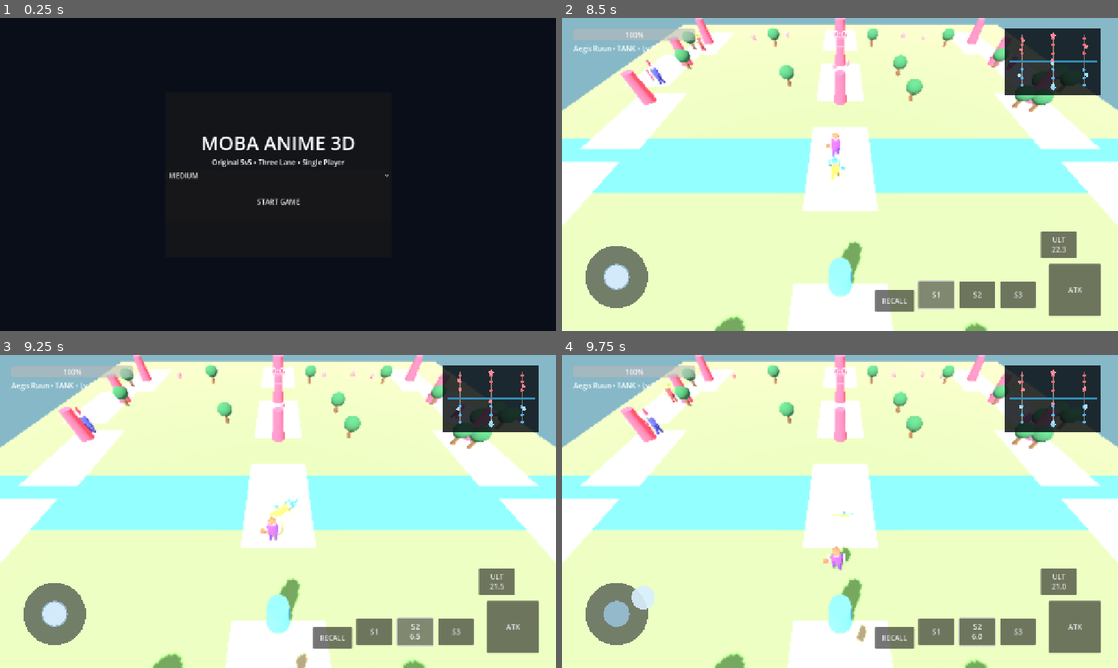
Above: before the commit, frames 1-4 (two rows, left to right).
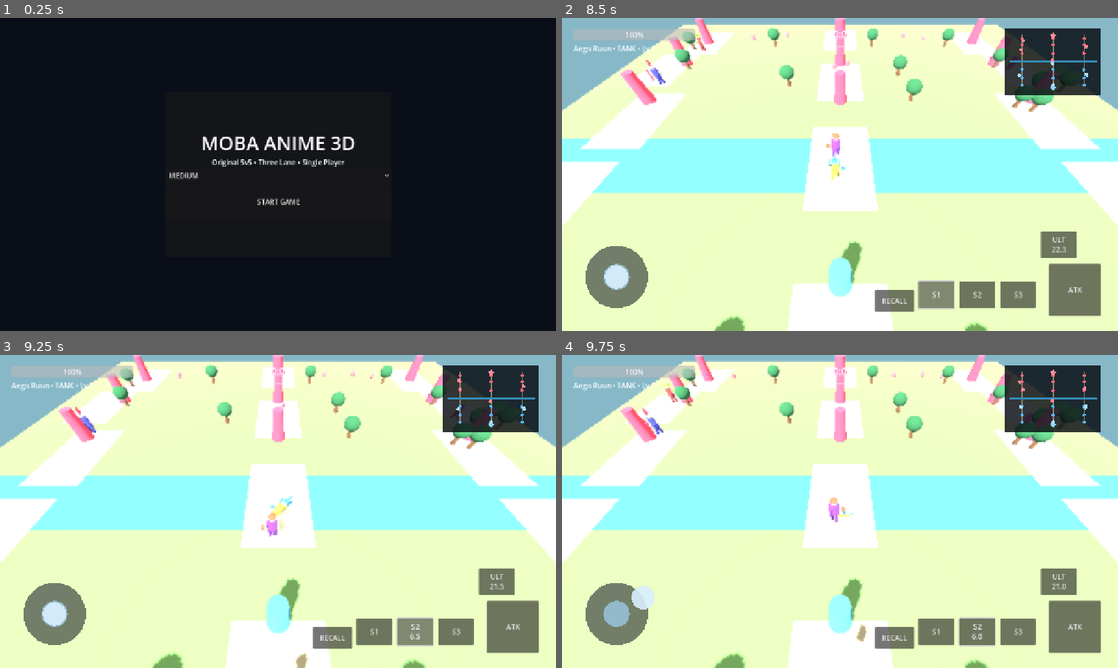
Above: after the commit, the same moments.

Repository: Ruzakj/moba-anime-3d
Game: Godot game, scene res://ui/menu/MainMenu.tscn
Two runs of this game, one before a commit and one after it. Both use one fixed random seed, a clock stepped at 60 frames per second and the inputs below.
Inputs (mouse positions are in pixels of both pictures, inside the frame that each line leads up to):
- Up to frame 1 (0.25 s): no input
- Up to frame 2 (8.5 s): click "START GAME" at 0.5 s; click "ENTER BATTLE" at 1.25 s; click "ATK" at 2 s; click "ULT" at 2.75 s; click "S1" at 3.5 s; click "S1 4.3" at 4.25 s; click "S1 3.5" at 5 s; click "S1 2.8" at 5.75 s; click "S1 2.0" at 6.5 s; click "S1 1.3" at 7.25 s; click "S1 0.5" at 8 s
- Up to frame 3 (9.25 s): click "S2" at 8.75 s
- Up to frame 4 (9.75 s): drag from (617, 614) to (895, 442) at 9.52 s

Frames 1-2 are identical in both runs. In frame 3, 0.3% of the frame differs, in the area x 46-88%, y 15-60%; in frame 4, 0.4%, in the area x 47-89%, y 14-69%.

Commit message:
feat: implement full hero skill mechanic palette

Diff:
--- a/heroes/ProceduralHero.gd
+++ b/heroes/ProceduralHero.gd
@@ -8,6 +8,7 @@
 var visual:Node3D
 var prop:MeshInstance3D
 var skeleton:Skeleton3D
+var marked_targets:Dictionary={}
 
 func setup(def:Dictionary,p_team:int,is_player:=false)->void:
 	definition=def
@@ -16,8 +17,7 @@
 	_build_humanoid(int(def.variant))
 
 func _physics_process(delta:float)->void:
-	for i in 4:
-		cooldowns[i]=max(0.0,cooldowns[i]-delta)
+	for i in 4:cooldowns[i]=max(0.0,cooldowns[i]-delta)
 	if dead:return
 	if controlled_by_player:
 		var input:=Input.get_vector("move_left","move_right","move_up","move_down")
@@ -57,13 +57,8 @@
 func _build_hair(v:int,c:Color)->void:
 	match v%5:
 		0:_part("Hair",Vector3(0,2.74,0),Vector3(0.62,0.30,0.62),c,"sphere")
-		1:
-			_part("Hair",Vector3(0,2.73,0),Vector3(0.60,0.26,0.60),c,"sphere")
-			_part("Ponytail",Vector3(0,2.35,0.38),Vector3(0.20,0.65,0.20),c,"capsule")
-		2:
-			_part("Hair",Vector3(0,2.72,0),Vector3(0.61,0.25,0.61),c,"sphere")
-			_part("TwinL",Vector3(-0.48,2.45,0.1),Vector3(0.16,0.55,0.16),c,"capsule")
-			_part("TwinR",Vector3(0.48,2.45,0.1),Vector3(0.16,0.55,0.16),c,"capsule")
+		1:_part("Hair",Vector3(0,2.73,0),Vector3(0.60,0.26,0.60),c,"sphere");_part("Ponytail",Vector3(0,2.35,0.38),Vector3(0.20,0.65,0.20),c,"capsule")
+		2:_part("Hair",Vector3(0,2.72,0),Vector3(0.61,0.25,0.61),c,"sphere");_part("TwinL",Vector3(-0.48,2.45,0.1),Vector3(0.16,0.55,0.16),c,"capsule");_part("TwinR",Vector3(0.48,2.45,0.1),Vector3(0.16,0.55,0.16),c,"capsule")
 		3:_part("HairSpike",Vector3(0,2.92,0),Vector3(0.30,0.55,0.30),c,"cylinder")
 		_:_part("Hair",Vector3(0,2.77,0),Vector3(0.66,0.37,0.66),c,"sphere")
 
@@ -107,41 +102,55 @@
 func basic_attack()->void:
 	var target=_nearest_enemy(attack_range)
 	if target:
-		target.apply_damage(attack_power,team)
+		var bonus:=1.35 if marked_targets.has(target.get_instance_id()) else 1.0
+		target.apply_damage(attack_power*bonus,team)
+		if bonus>1.0:marked_targets.erase(target.get_instance_id())
 		_play_cast_motion()
 
 func cast_skill(slot:int)->void:
 	if slot<0 or slot>3 or cooldowns[slot]>0.0:return
 	var s:Dictionary=definition.skills[slot];cooldowns[slot]=float(s.cooldown);_play_cast_motion()
-	var kind:String=s.kind;var target=_nearest_enemy(float(s.radius)+attack_range)
+	var kind:String=s.kind;var power:=float(s.power);var radius:=float(s.radius);var duration:=float(s.duration);var target=_nearest_enemy(radius+attack_range)
 	match kind:
-		"HEAL":heal(float(s.power));_heal_allies(float(s.power)*0.55,float(s.radius))
-		"SHIELD","BARRIER":shield+=float(s.power)*2.0
-		"DASH","BLINK":global_position+=-global_transform.basis.z*min(5.0,float(s.radius))
-		"TEAM_BUFF","ATTACK_SPEED":_temporary_speed_buff(0.45,float(s.duration))
-		"AREA","AREA_DENIAL","CONE","MULTISHOT","CHAIN":_damage_area(float(s.radius),float(s.power))
+		"HEAL":heal(power);_heal_allies(power*0.55,radius)
+		"SHIELD","BARRIER":shield+=power*2.0;_shield_allies(power*0.65,radius) if kind=="BARRIER" else null
+		"DASH","BLINK":global_position+=-global_transform.basis.z*min(5.0,radius)
+		"TEAM_BUFF","ATTACK_SPEED":_temporary_speed_buff(0.45,duration);_buff_allies(0.25,duration,radius) if kind=="TEAM_BUFF" else null
+		"AREA","AREA_DENIAL","CONE","MULTISHOT","CHAIN":_damage_area(radius,power)
+		"PROJECTILE":
+			if target:_projectile_attack(target,power,float(s.speed))
+		"MARK":
+			if target:marked_targets[target.get_instance_id()]=true;target.apply_damage(power*0.55,team)
+		"TAUNT":
+			_damage_area(radius,power*0.55);_slow_enemies(radius,0.65,duration)
+		"CHARGE":
+			if target:global_position=global_position.lerp(target.global_position,0.7);target.apply_damage(power*1.15,team)
 		"SLOW":
-			if target:_temporary_target_speed(target,0.55,float(s.duration));target.apply_damage(float(s.power),team)
+			if target:_temporary_target_speed(target,0.55,duration);target.apply_damage(power,team)
 		"ROOT":
-			if target:_temporary_target_speed(target,0.0,float(s.duration));target.apply_damage(float(s.power),team)
+			if target:_temporary_target_speed(target,0.0,duration);target.apply_damage(power,team)
 		"KNOCKUP":
-			if target:target.apply_damage(float(s.power),team);_knockup(target)
+			if target:target.apply_damage(power,team);_knockup(target)
 		"LIFESTEAL":
-			if target:target.apply_damage(float(s.power),team);heal(float(s.power)*0.45)
+			if target:target.apply_damage(power,team);heal(power*0.45)
 		"EXECUTE":
-			if target:target.apply_damage(float(s.power)*(1.7 if target.hp/target.max_hp<0.35 else 1.0),team)
+			if target:target.apply_damage(power*(1.7 if target.hp/target.max_hp<0.35 else 1.0),team)
 		_:
-			if target:target.apply_damage(float(s.power),team)
+			if target:target.apply_damage(power,team)
+
+func _projectile_attack(target,power:float,speed:float)->void:
+	if not is_instance_valid(target):return
+	var orb=MeshInstance3D.new();var sm=SphereMesh.new();sm.radius=0.16;sm.height=0.32;var mat=StandardMaterial3D.new();mat.albedo_color=Color("d8f2ff");mat.emission_enabled=true;mat.emission=mat.albedo_color;sm.material=mat;orb.mesh=sm;get_tree().current_scene.add_child(orb);orb.global_position=global_position+Vector3(0,1.4,0)
+	var travel=max(0.08,global_position.distance_to(target.global_position)/max(4.0,speed));var t=create_tween();t.tween_property(orb,"global_position",target.global_position+Vector3(0,1.0,0),travel);t.tween_callback(func():
+		if is_instance_valid(target):target.apply_damage(power,team)
+		if is_instance_valid(orb):orb.queue_free()
+	)
 
 func _temporary_speed_buff(amount:float,duration:float)->void:
-	move_speed+=amount
-	get_tree().create_timer(duration).timeout.connect(_restore_self_speed.bind(amount))
-func _restore_self_speed(amount:float)->void:
-	move_speed-=amount
+	move_speed+=amount;get_tree().create_timer(duration).timeout.connect(_restore_self_speed.bind(amount))
+func _restore_self_speed(amount:float)->void:move_speed-=amount
 func _temporary_target_speed(target,scale_factor:float,duration:float)->void:
-	var old:float=target.move_speed
-	target.move_speed=old*scale_factor
-	get_tree().create_timer(duration).timeout.connect(_restore_target_speed.bind(target,old))
+	var old:float=target.move_speed;target.move_speed=old*scale_factor;get_tree().create_timer(duration).timeout.connect(_restore_target_speed.bind(target,old))
 func _restore_target_speed(target,old:float)->void:
 	if is_instance_valid(target):target.move_speed=old
 func _knockup(target)->void:
@@ -159,6 +168,15 @@
 func _heal_allies(power:float,radius:float)->void:
 	for n in get_tree().get_nodes_in_group("combatant"):
 		if n.team==team and not n.dead and global_position.distance_to(n.global_position)<=radius:n.heal(power)
+func _shield_allies(power:float,radius:float)->void:
+	for n in get_tree().get_nodes_in_group("combatant"):
+		if n.team==team and not n.dead and global_position.distance_to(n.global_position)<=radius:n.shield+=power
+func _buff_allies(amount:float,duration:float,radius:float)->void:
+	for n in get_tree().get_nodes_in_group("hero"):
+		if n!=self and n.team==team and not n.dead and global_position.distance_to(n.global_position)<=radius:n._temporary_speed_buff(amount,duration)
+func _slow_enemies(radius:float,scale_factor:float,duration:float)->void:
+	for n in get_tree().get_nodes_in_group("combatant"):
+		if n!=self and n.team!=team and not n.dead and global_position.distance_to(n.global_position)<=radius:_temporary_target_speed(n,scale_factor,duration)
 func _play_cast_motion()->void:
 	if prop:
 		var start:=prop.rotation.z;var t=create_tween();t.tween_property(prop,"rotation:z",start+1.1,0.10);t.tween_property(prop,"rotation:z",start,0.14)
